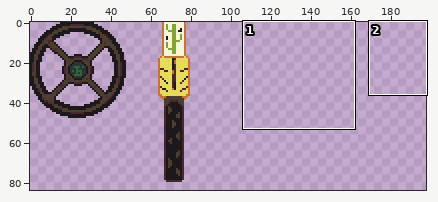
One commit to this pixel-art file: models/items.aseprite. The first picture is a wide view before the edit; the outline marks the close-up.
Close-up. Before the commit:
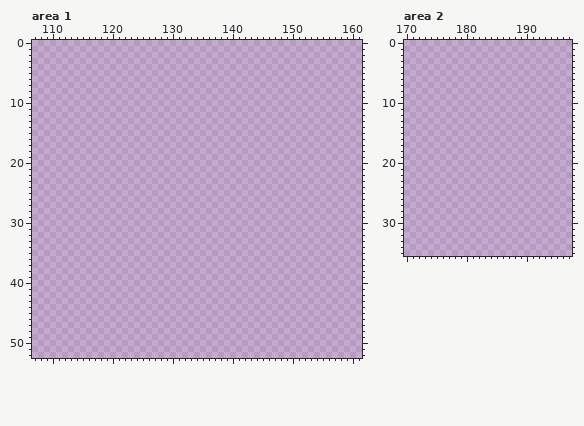
256x256 pixels, 1 frame. Shown: area 1: x 107..161, y 0..52; area 2: x 170..197, y 0..35. The wide view leaves out empty margins.
After the commit:
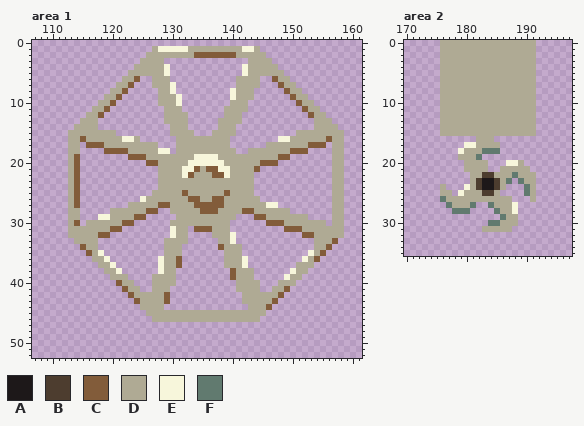
Palette (. is transparent): A #1d1819  B #4d3d2f  C #825c3a  D #afaa94  E #f7f6db  F #617a6f
Change:
Changed rows in their new state; - is an unchanged pixel.
Area 1, layer "Layer 1":
first column x 113:
 1 --------------DEEEEEDDDDDDDDDEED--------------
 2 -------------DDDDDDDDCCCCCCCDDDDD-------------
 3 ------------DDDD--------------DDDD------------
 4 -----------DDDDDE------------EDDDDD-----------
 5 ----------DDDDDDE------------EDDDDDD----------
 6 ---------DDC--DDD-----------DDDD--CDD---------
 7 --------DDC---DDDE----------DDDD---CDD--------
 8 -------DDC-----DDE---------EDDD-----CDD-------
 9 ------DDC------DDDE--------EDDD------CDD------
10 -----DDC-------DDDE--------DDD--------CDD-----
11 ----DDC---------DDD-------DDDD---------CDD----
12 ---DDC----------DDDD------DDD-----------CDD---
13 --DDD-----------DDDD-----DDDD------------DDD--
14 -DDDD------------DDD-----DDD-------------DDDD-
15 DDDDDDDD---------DDDD---DDDD----------DDDDDDDD
16 DDCDDDDDDEED------DDDDDDDDD--------EEDDDDDDCDD
17 DD-CCCDDDDDDDDD---DDDDDDDDD------DDDDDDDCCC-DD
18 DD----CCCCDDDDDEE-DDDDDDDDDD--DDDDDDDCCC----DD
19 DC--------CCCDDDDDDDDEEEEDDDDDDDDDDCC-------DD
20 DC-----------CCDDDDDEEEEEEDDDDDDCCC---------DD
21 DC-------------DDDDEECDCCEEDDDDC------------DD
22 DC-------------DDDDECDDDCCEDDDD-------------DD
23 DC-------------DDDDDDDDDDDDDDDD-------------DD
24 DC-------------DDDDDDDDDDDDDDDD-------------DD
25 DC------------DDDDDCDDDDDDCDDDD-------------DD
26 DC----------EDDDDDDDCCDDCCDDDDDD------------DD
27 DC--------DDDDDCCDDDDCCCCCDDDDDDDEE---------DD
28 DD-----DDDDDDCC--DDDDDCCCDDDDCCDDDDDD-------DD
29 DD---EEDDDDCC-----DDDDDDDDDD---CCDDDDDDD----DD
30 DC-DDDDDDCC------DDDDDDDDDD------CCCDDDDDDD-DD
31 DDDDDDDCC--------EDD-CCCDDD---------CCCDDDDDDD
32 DDDDDCC----------EDD----DDDE-----------CCDDDDD
33 -DDDD-----------DDDD-----DDE-------------DDDC-
34 --CDD-----------DDD------CDDD------------DDC--
35 ---CDE----------DDD-------DDD-----------EDC---
36 ----DDE--------EDDC-------DDDE---------EDC----
37 -----DDE-------EDDC-------DDDE--------DDD-----
38 ------DDE------EDD---------CDDD------EDD------
39 -------DDD----DDDD---------CDDD-----EDD-------
40 --------CDD---DDDD----------DDDD---DDD--------
41 ---------CDD--DDD-----------DDDD--DDC---------
42 ----------CDDDDDC------------DDDDDDC----------
43 -----------CDDDDC------------DDDDDC-----------
44 ------------DDDD--------------DDDC------------
45 -------------DDDDDDDDDDDDDDDDDDDD-------------
46 --------------DDDDDDDDDDDDDDDDDD--------------
Area 2, layer "Layer 1":
first column x 176:
 0 DDDDDDDDDDDDDDDD
 1 DDDDDDDDDDDDDDDD
 2 DDDDDDDDDDDDDDDD
 3 DDDDDDDDDDDDDDDD
 4 DDDDDDDDDDDDDDDD
 5 DDDDDDDDDDDDDDDD
 6 DDDDDDDDDDDDDDDD
 7 DDDDDDDDDDDDDDDD
 8 DDDDDDDDDDDDDDDD
 9 DDDDDDDDDDDDDDDD
10 DDDDDDDDDDDDDDDD
11 DDDDDDDDDDDDDDDD
12 DDDDDDDDDDDDDDDD
13 DDDDDDDDDDDDDDDD
14 DDDDDDDDDDDDDDDD
15 DDDDDDDDDDDDDDDD
16 ------DDD-------
17 ----EEDDDD------
18 ---EDDDFFF------
19 ---DDDF---------
20 ----DDDD---EED--
21 ----DDDD--DDDDD-
22 -----DDBBDDDFDDD
23 -----DBAABDF-FDD
24 D---EDBAABD---FD
25 DD-EDDDBBD----FD
26 FDDDDDDDDDDD---D
27 -FDDDF--FDDDE---
28 --FFF----FDDE---
29 ----------FDD---
30 --------FFDDD---
31 -------DDDDD----
Where, in picture pixels (left, top, right, bottom), the same in both close-ups:
added: (68, 46, 344, 322)
added: (440, 40, 536, 232)
